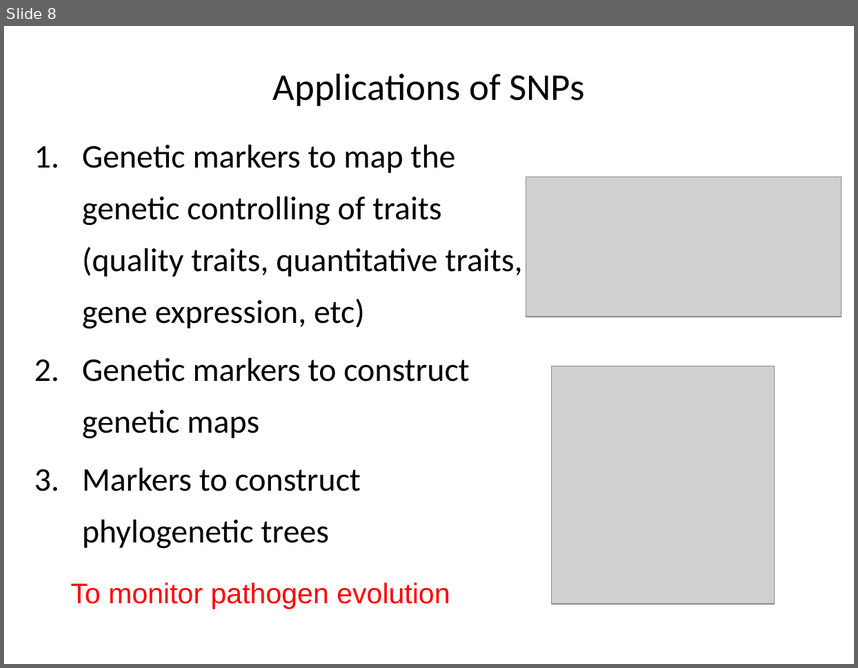
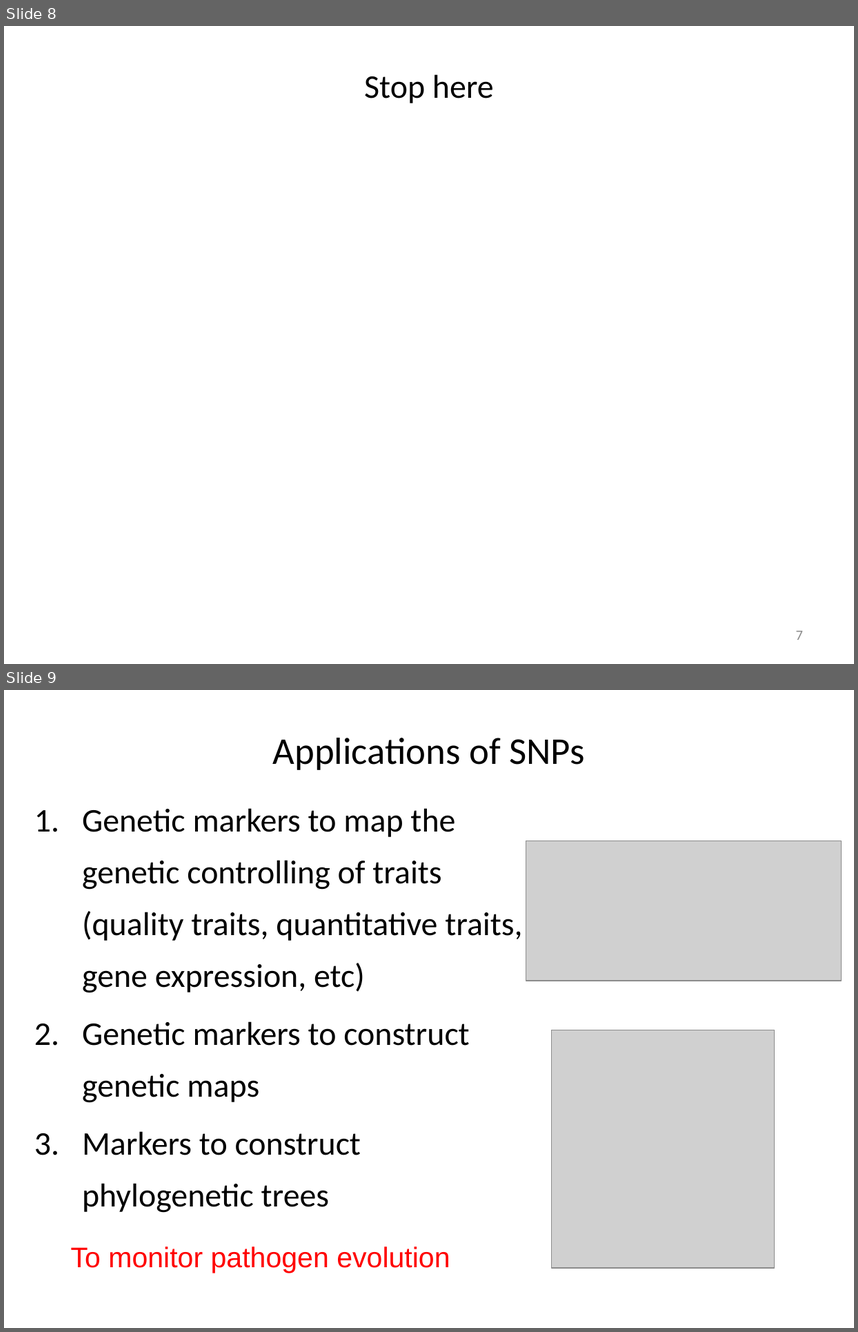
Before and after one commit to liu3zhenlab/teaching, a slide deck: PLPTH813Bioinformatis/2023/lectures/lecture08_variants.pptx. Shown one above the other, each under a label of ours: slide 8 before the commit, slides 8 and 9 after it. The pictures are 858x668 and 858x1332 pixels, drawn with LibreOffice and Linux fonts; fonts in the diff are those of the drawing; grey boxes stand for pictures. Boxes give left, top, right and bottom in pixels: in the first picture for what was removed or moved away, otherwise in the second. Text is boxed around its words. In the diff, an @@ line names an element or a change of style, - is before the commit and + after.

```diff
--- a/PLPTH813Bioinformatis/2023/lectures/lecture08_variants.pptx
+++ b/PLPTH813Bioinformatis/2023/lectures/lecture08_variants.pptx
@@ slide 8 added at (4, 26, 854, 664), background #FFFFFF @@
@@ title added at (364, 74, 494, 103), 28 pt, text #000000 @@
+Stop here
@@ page number added at (796, 630, 803, 639), 12 pt, text #898989 @@
+7
@@ what was slide 8 is now slide 9 @@
```
Also in this commit, not shown: 1 other file.
